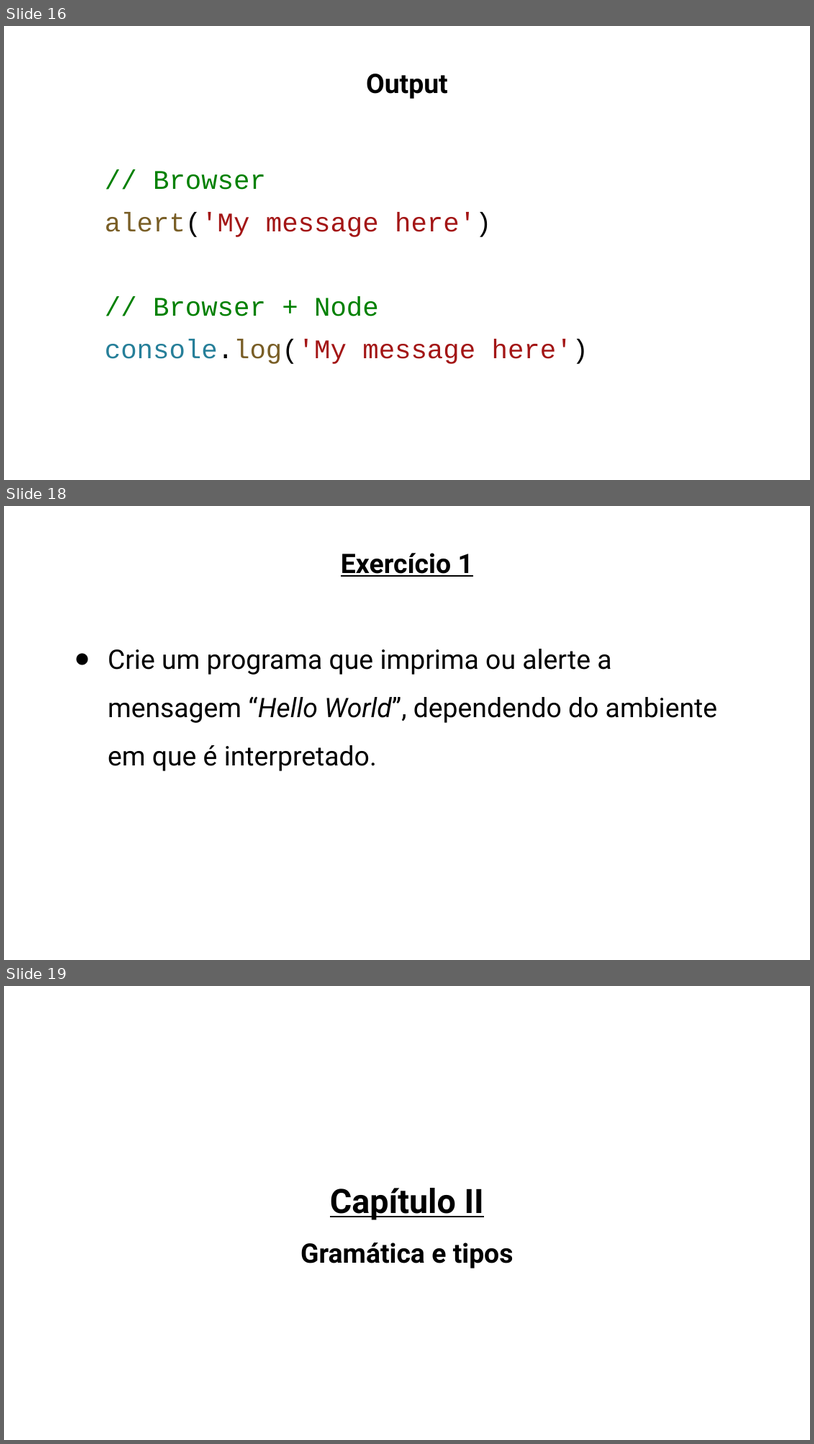
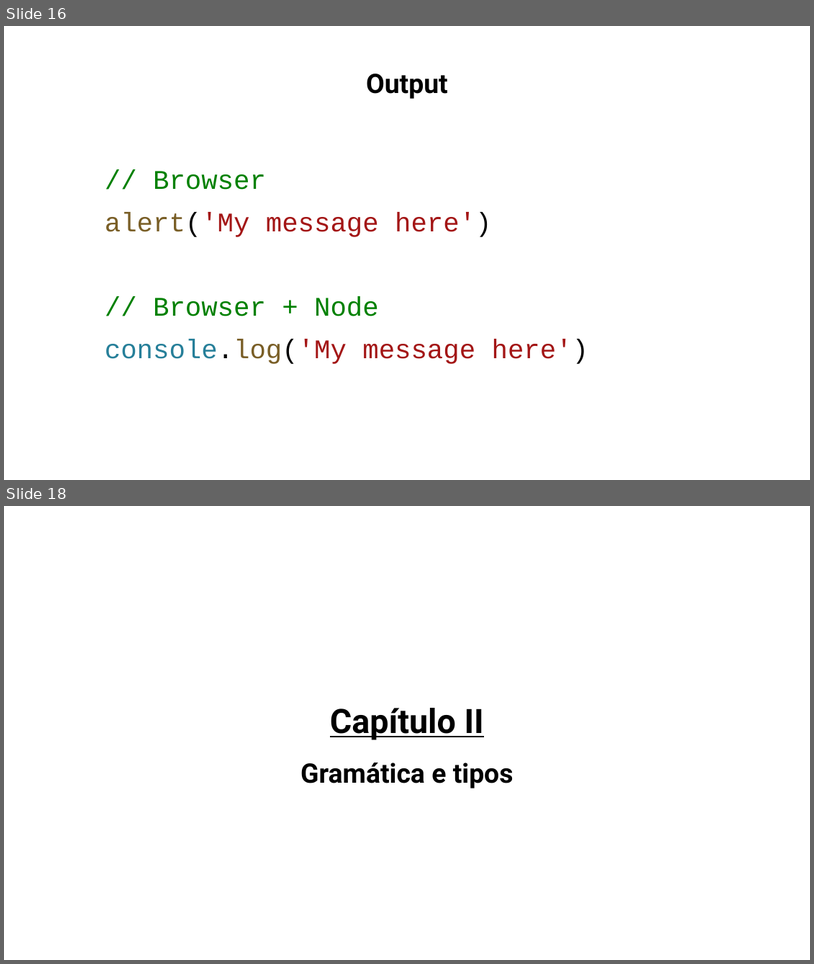
Before and after one commit to ahlechandre/js-intro, a slide deck: slides/javascript.pptx. Shown one above the other, each under a label of ours: slides 16, 18 and 19 before the commit, slides 16 and 18 after it; the slides between them are not shown. The pictures are 814x1444 and 814x964 pixels, drawn with LibreOffice and Linux fonts; fonts in the diff are those of the drawing. Boxes give left, top, right and bottom in pixels: in the first picture for what was removed or moved away, otherwise in the second. Text is boxed around its words. In the diff, an @@ line names an element or a change of style, - is before the commit and + after.

```diff
--- a/slides/javascript.pptx
+++ b/slides/javascript.pptx
@@ slide 18 removed at (4, 506, 810, 960), background #FFFFFF @@
@@ text removed at (341, 553, 473, 577) @@
-Exercício 1
@@ text removed at (108, 649, 718, 771) @@
-● Crie um programa que imprima ou alerte a mensagem “Hello World”, dependendo do ambiente em que é interpretado.
@@ what was slide 19 is now slide 18 @@
```
Also in this commit, not shown: 1 slide changed, 25 other files.
